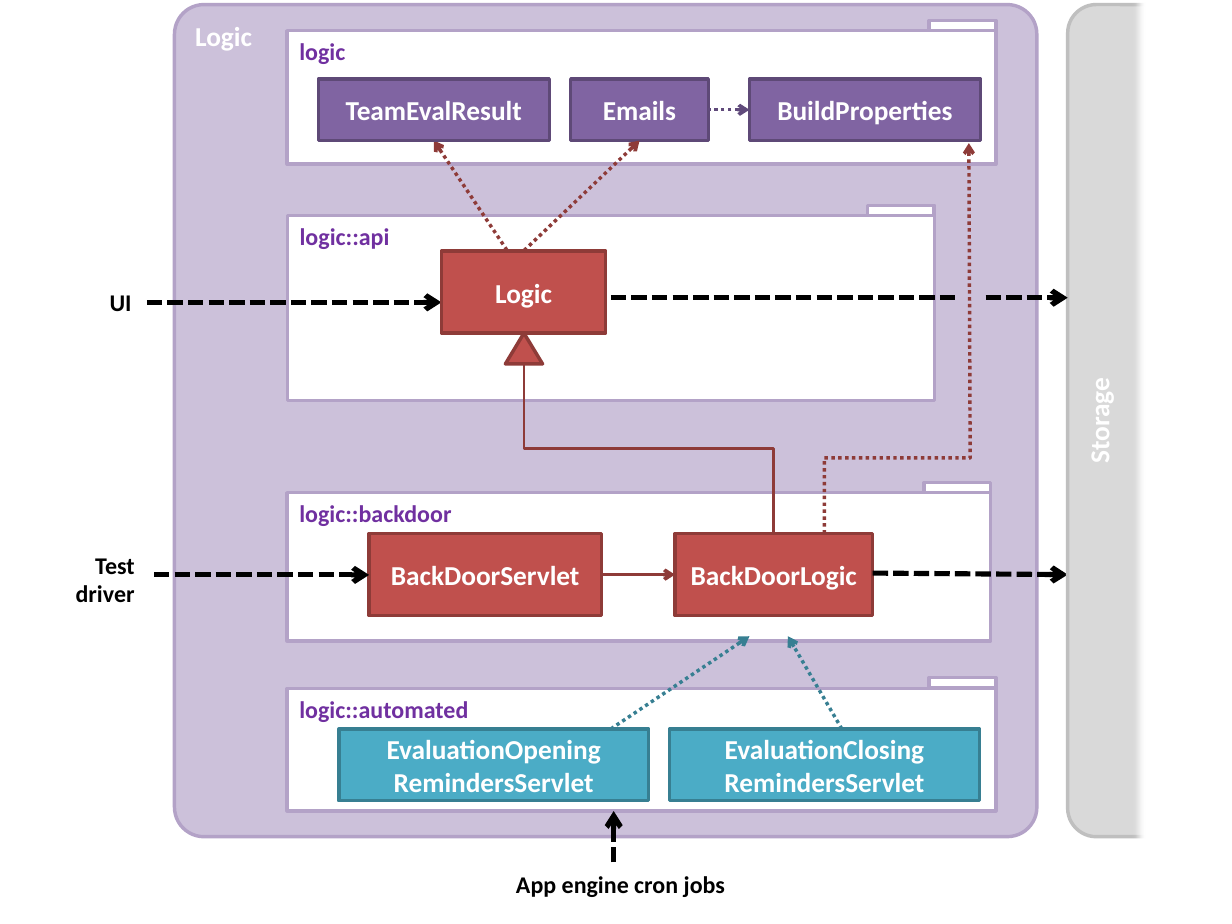
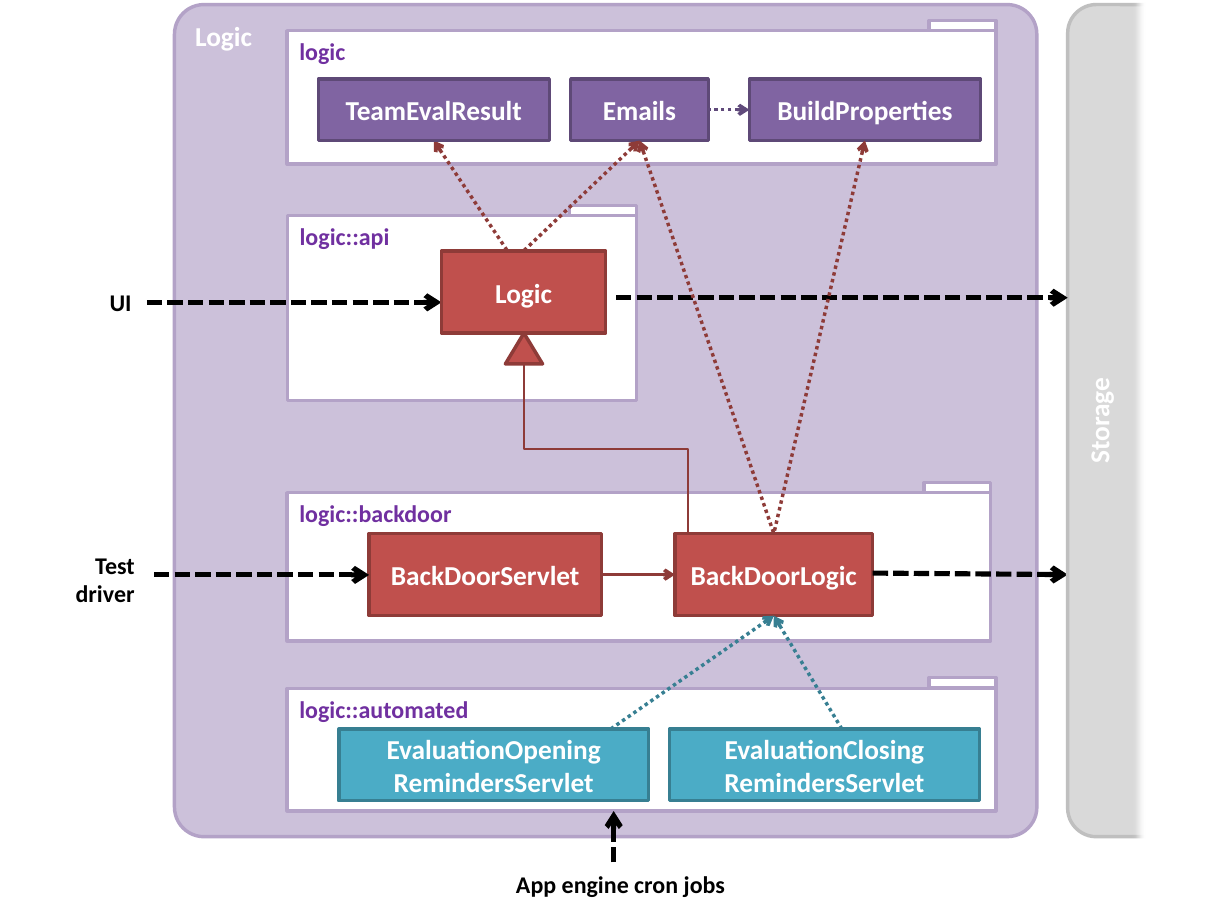
Before and after one commit to TEAMMATES/teammates, a slide deck: slide 1 of doc/diagrams/LogicComponent.pptx. Drawn at 1232x924 pixels with LibreOffice and Linux fonts; fonts in the diff are those of the drawing. Boxes give left, top, right and bottom in pixels: in the first picture for what was removed or moved away, otherwise in the second. Text is boxed around its words. In the diff, an @@ line names an element or a change of style, - is before the commit and + after.

```diff
--- a/doc/diagrams/LogicComponent.pptx
+++ b/doc/diagrams/LogicComponent.pptx
@@ arrow added from (774, 533) to (639, 140), #8E3B39 2 pt dashed @@
@@ arrow added from (774, 533) to (865, 140), #8E3B39 2 pt dashed @@
@@ freeform shape removed at (824,143,970,533) @@
@@ rectangle: place and size @@
-rectangle at (867,206,934,216)
+rectangle at (569,206,636,216)
@@ rectangle "logic::api": place and size @@
-rectangle "logic::api" at (287,216,934,400)
+rectangle "logic::api" at (287,216,636,400)
@@ line removed from (611, 298) to (957, 298) @@
@@ arrow moved from (986, 298) - (1068, 298) to (616, 298) - (1068, 298) @@
@@ elbow line moved from (524, 363) - (774, 533) to (524, 363) - (687, 533) @@
@@ arrow moved from (611, 729) - (749, 636) to (611, 729) - (774, 616) @@
@@ arrow moved from (841, 729) - (788, 636) to (841, 729) - (774, 616) @@
```
Also in this commit, not shown: 11 other files.
